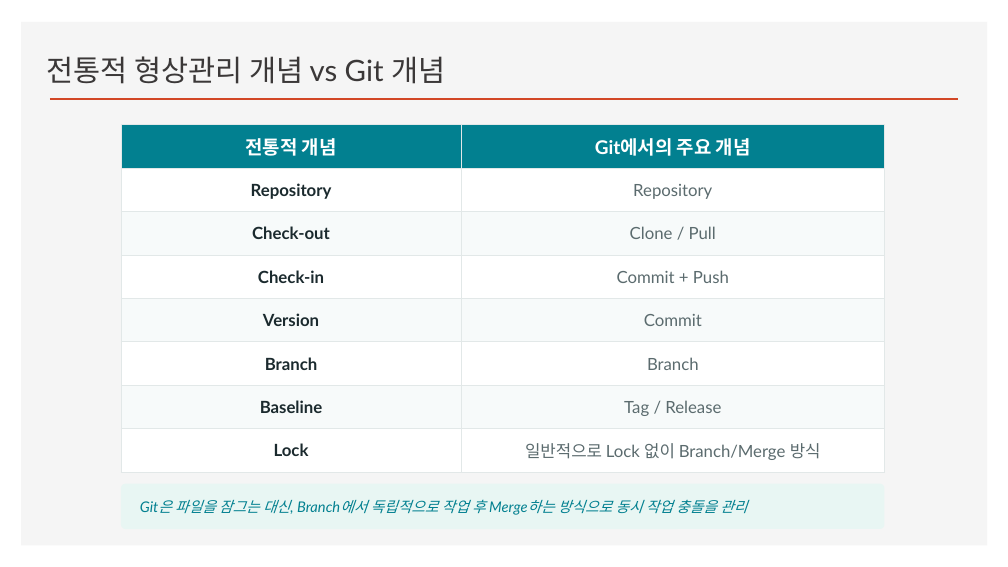
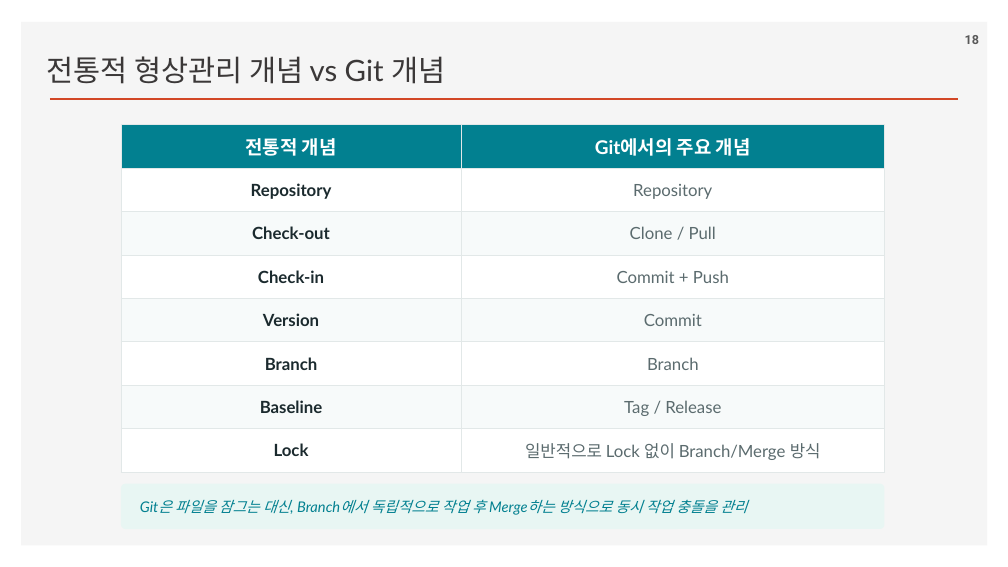
Before and after one commit to ancestor9/2026_Fall_Application-Deployment, a slide deck: slide 18 of App Deployment.pptx (slide 11 before the commit). Drawn at 1008x567 pixels with LibreOffice and Linux fonts; fonts in the diff are those of the drawing; background and template pictures are left out. Boxes give left, top, right and bottom in pixels: in the first picture for what was removed or moved away, otherwise in the second. Text is boxed around its words. In the diff, an @@ line names an element or a change of style, - is before the commit and + after.

```diff
--- a/App Deployment.pptx
+++ b/App Deployment.pptx
@@ page number added at bbox=[965, 35, 979, 44], 12 pt, text #595959, bold @@
+18
```
Also in this commit, not shown: 11 other slides changed, 10 slides added.
